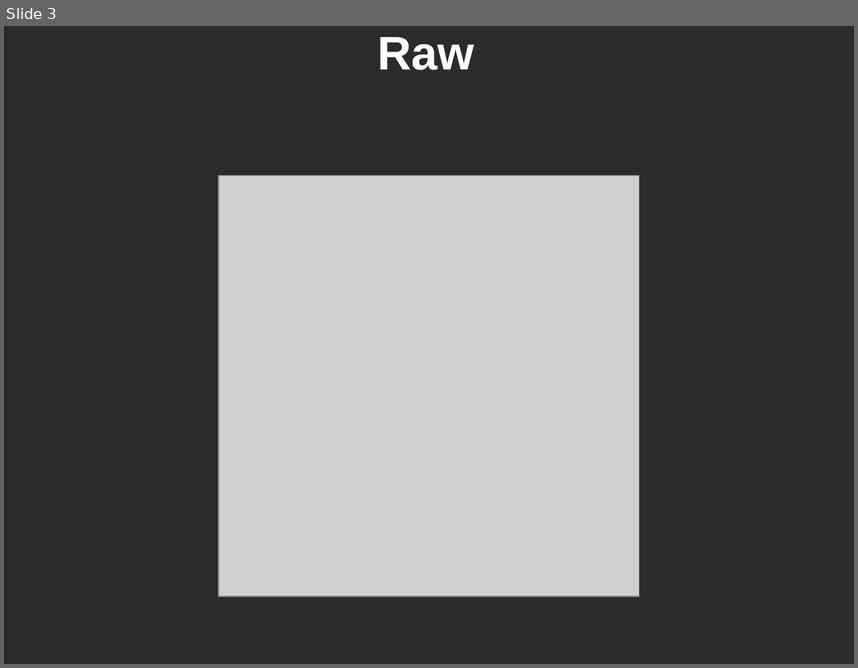
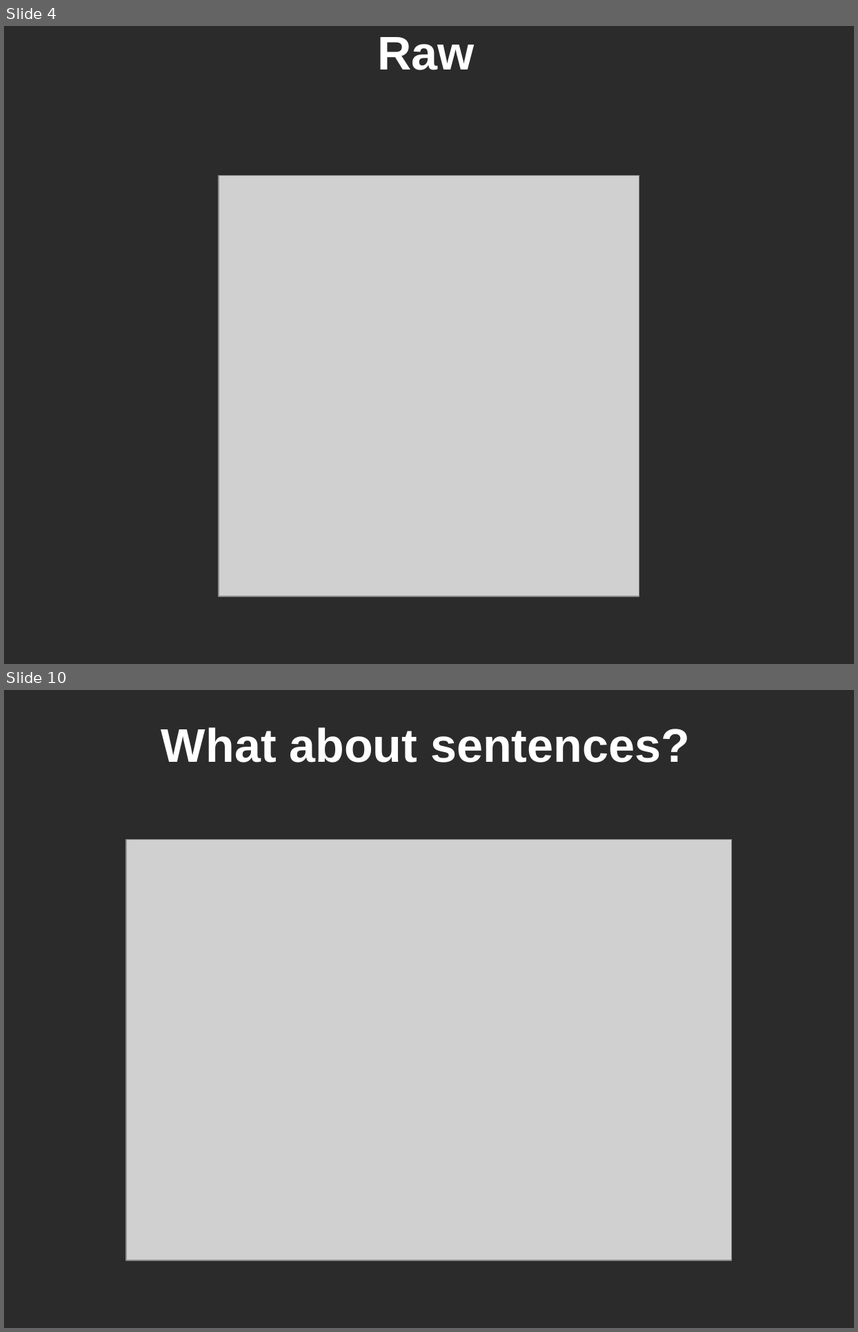
Before and after one commit to Tarrasch/AlphaBiscuit, a slide deck: presentation/biscuits.odp. Shown one above the other, each under a label of ours: slide 3 before the commit, slides 4 and 10 after it; the slides between them are not shown. The pictures are 858x668 and 858x1332 pixels, drawn with LibreOffice and Linux fonts; fonts in the diff are those of the drawing; grey boxes stand for pictures; background and template pictures are left out; a plain dark background stands for a picture behind light text. Boxes give left, top, right and bottom in pixels: in the first picture for what was removed or moved away, otherwise in the second. Text is boxed around its words. In the diff, an @@ line names an element or a change of style, - is before the commit and + after.

```diff
--- a/presentation/biscuits.odp
+++ b/presentation/biscuits.odp
@@ slide 10 added at (4, 690, 854, 1328), background picture (left out) @@
@@ title added at (161, 727, 689, 762), 44 pt, text #FFFFFF, bold @@
+What about sentences?
@@ picture added at (126, 839, 731, 1260) @@
@@ what was slide 3 is now slide 4 @@
```
Also in this commit, not shown: 2 slides changed, 10 other slides added, 2 other files.
